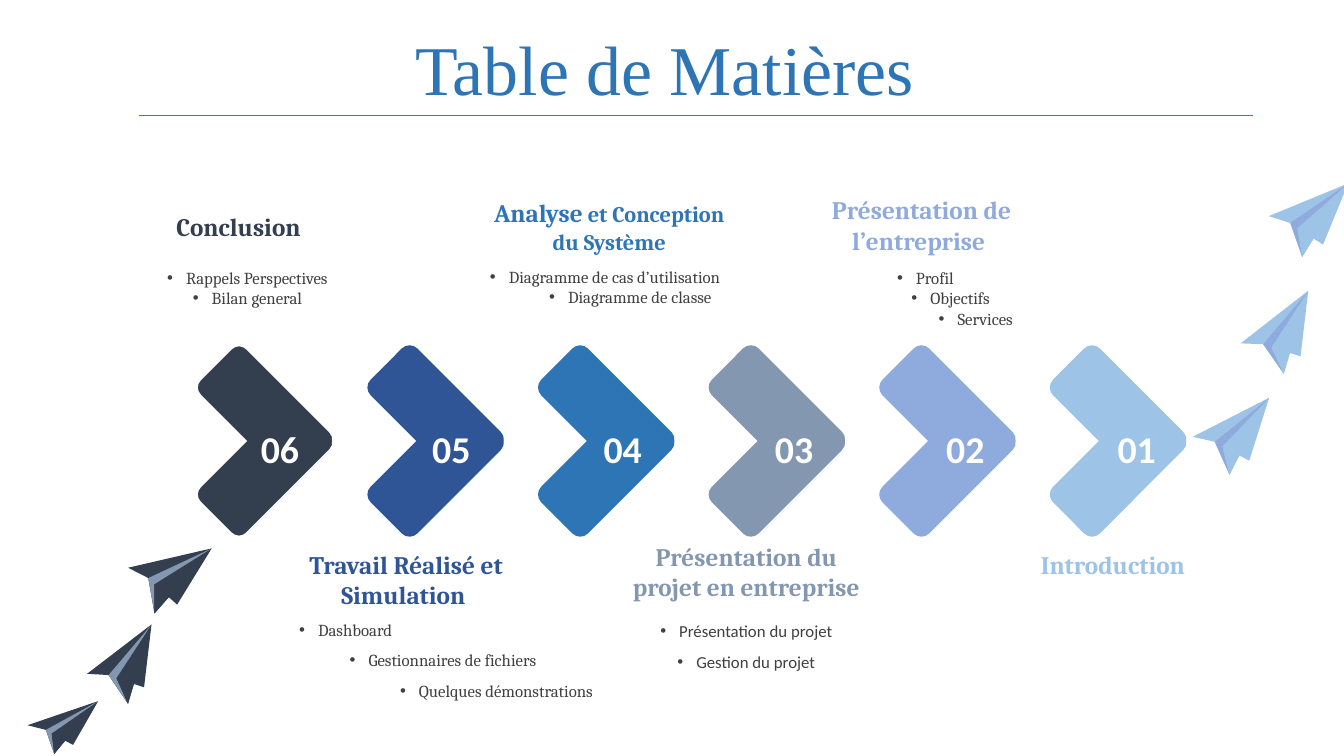
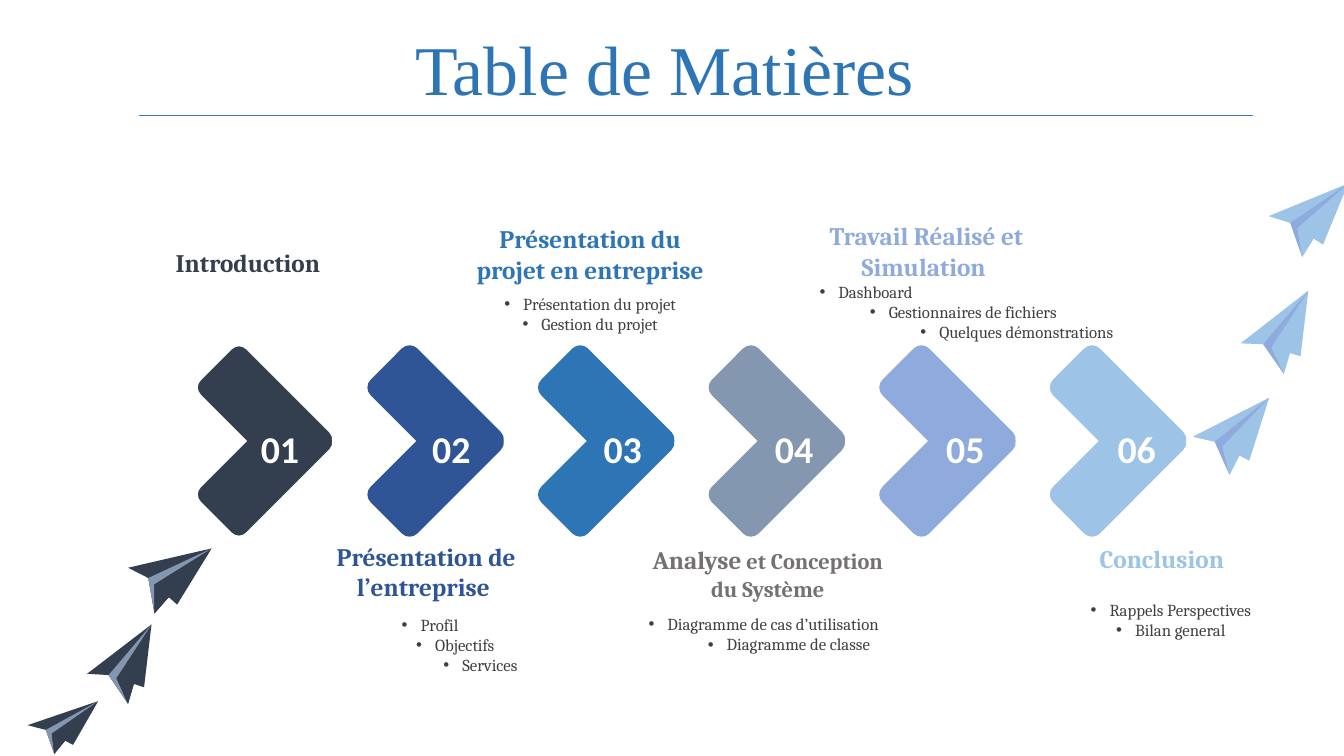
Before and after one commit to Claude127/stageX2, a slide deck: slide 2 of Presentation1.pptx. Drawn at 1344x756 pixels with LibreOffice and Linux fonts; fonts in the diff are those of the drawing. Boxes give left, top, right and bottom in pixels: in the first picture for what was removed or moved away, otherwise in the second. Text is boxed around its words. In the diff, an @@ line names an element or a change of style, - is before the commit and + after.

```diff
--- a/Presentation1.pptx
+++ b/Presentation1.pptx
@@ text "Présentation du projet en entreprise": place and size @@
-text "Présentation du projet en entreprise" at <box>633,548,860,602</box>
+text "Présentation du projet en entreprise" at <box>477,230,703,285</box>
@@ text "Présentation du projet en entreprise" at <box>477,230,703,285</box>: text colour #8497B0 to #2E75B6 @@
@@ text "Travail Réalisé et Simulation": place and size @@
-text "Travail Réalisé et Simulation" at <box>309,556,503,604</box>
+text "Travail Réalisé et Simulation" at <box>830,227,1023,276</box>
@@ text "Travail Réalisé et Simulation" at <box>830,227,1023,276</box>: text colour #2F5597 to #8FAADC @@
@@ text "Introduction": place and size @@
-text "Introduction" at <box>1041,556,1185,574</box>
+text "Introduction" at <box>176,254,320,272</box>
@@ text "Introduction" at <box>176,254,320,272</box>: text colour #9DC3E6 to #333F50 @@
@@ text "Présentation du projet": place and size @@
-text "Présentation du projet" at <box>679,625,832,671</box>
+text "Présentation du projet" at <box>523,298,676,334</box>
@@ text "Présentation du projet" at <box>523,298,676,334</box>: font Calibri to Cambria; line spacing 1.5 to 1 @@
@@ text "Dashboard": place and size @@
-text "Dashboard" at <box>318,624,593,701</box>
+text "Dashboard" at <box>838,286,1114,342</box>
@@ text "Dashboard" at <box>838,286,1114,342</box>: line spacing 1.5 to 1 @@
@@ text at <box>261,438,299,464</box>: text changed @@
-06
+01
@@ text at <box>432,438,470,464</box>: text changed @@
-05
+02
@@ text "03": place and size @@
-text "03" at <box>775,438,813,463</box>
+text "03" at <box>604,438,642,464</box>
@@ text "04": place and size @@
-text "04" at <box>604,438,642,464</box>
+text "04" at <box>775,438,813,463</box>
@@ text at <box>946,438,984,463</box>: text changed @@
-02
+05
@@ text at <box>1118,437,1156,463</box>: text changed @@
-01
+06
@@ text "Présentation de l’entreprise": place and size @@
-text "Présentation de l’entreprise" at <box>832,201,1011,255</box>
+text "Présentation de l’entreprise" at <box>337,548,515,602</box>
@@ text "Présentation de l’entreprise" at <box>337,548,515,602</box>: text colour #8FAADC to #2F5597 @@
@@ text "Analyse et Conception du Système": place and size @@
-text "Analyse et Conception du Système" at <box>494,204,724,255</box>
+text "Analyse et Conception du Système" at <box>653,551,883,602</box>
@@ text "Analyse et Conception du Système" at <box>653,551,883,602</box>: text colour #2E75B6 to #767171 @@
@@ text "Conclusion": place and size @@
-text "Conclusion" at <box>176,218,300,237</box>
+text "Conclusion" at <box>1100,550,1224,568</box>
@@ text "Conclusion" at <box>1100,550,1224,568</box>: text colour #333F50 to #9DC3E6 @@
@@ text "Profil": place and size @@
-text "Profil" at <box>916,272,1013,325</box>
+text "Profil" at <box>421,619,517,671</box>
@@ text "Diagramme de cas d’utilisation": place and size @@
-text "Diagramme de cas d’utilisation" at <box>509,271,720,307</box>
+text "Diagramme de cas d’utilisation" at <box>667,618,879,654</box>
@@ text "Rappels Perspectives": place and size @@
-text "Rappels Perspectives" at <box>186,272,328,308</box>
+text "Rappels Perspectives" at <box>1110,604,1251,640</box>
```
Also in this commit, not shown: 5 other slides changed, 1 slide added, 1 other file.
